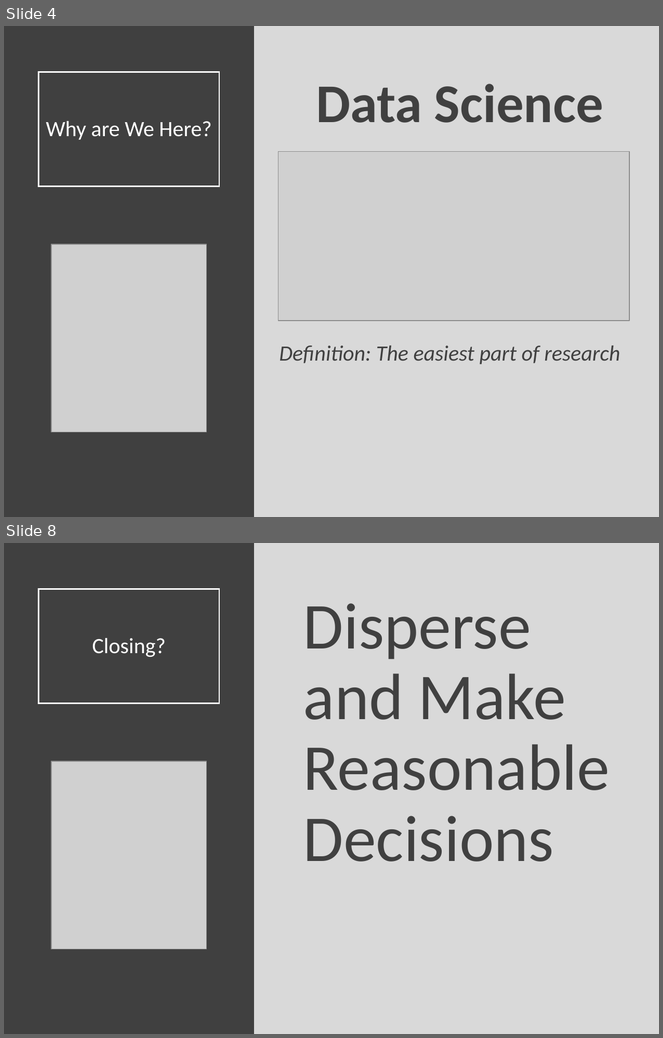
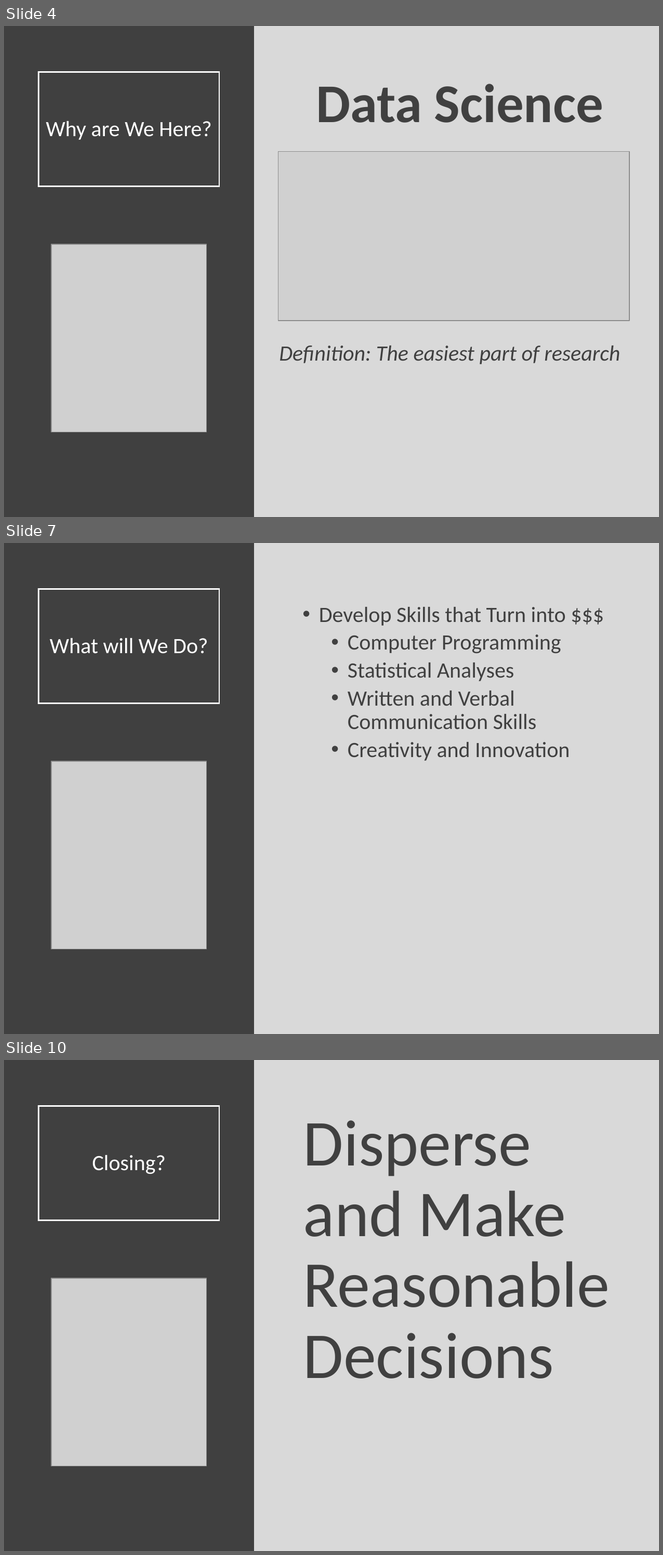
Before and after one commit to Yixf-Self/STOR320_WEBSITE, a slide deck: Lecture/Lecture 1/Lecture 1.pptx. Shown one above the other, each under a label of ours: slides 4 and 8 before the commit, slides 4, 7 and 10 after it; the slides between them are not shown. The pictures are 663x1038 and 663x1555 pixels, drawn with LibreOffice and Linux fonts; fonts in the diff are those of the drawing; grey boxes stand for pictures. Boxes give left, top, right and bottom in pixels: in the first picture for what was removed or moved away, otherwise in the second. Text is boxed around its words. In the diff, an @@ line names an element or a change of style, - is before the commit and + after.

```diff
--- a/Lecture/Lecture 1/Lecture 1.pptx
+++ b/Lecture/Lecture 1/Lecture 1.pptx
@@ slide 7 added at (4,543,659,1034), background #D9D9D9 @@
@@ rectangle added at (4,543,254,1034), fill #404040 @@
@@ title added at (39,589,220,704), outline #FFFFFF 1.5 pt, 24 pt, text #FFFFFF @@
+What will We Do?
@@ text added at (319,607,570,761), 24 pt, text #404040 @@
+• Develop Skills that Turn into $$$
+  • Computer Programming
+  • Statistical Analyses
+  • Written and Verbal Communication Skills
+  • Creativity and Innovation
@@ picture added at (51,761,206,949) @@
@@ what was slide 8 is now slide 10 @@
```
Also in this commit, not shown: 4 slides changed, 1 other slide added, 6 other files.
